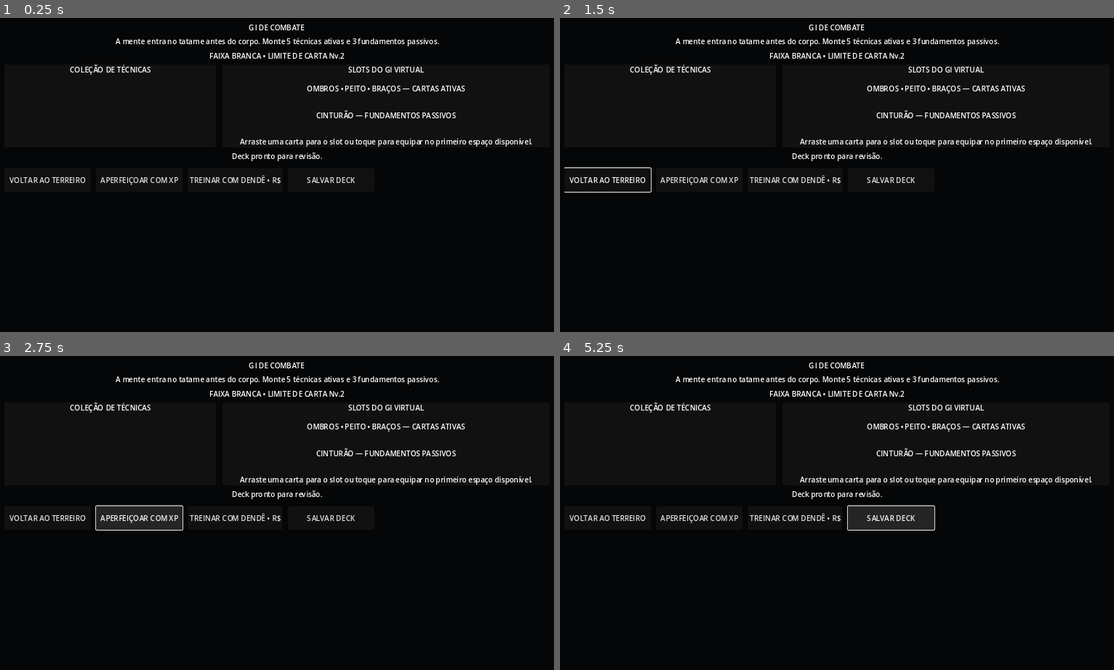
Above: before the commit, frames 1-4 (two rows, left to right).
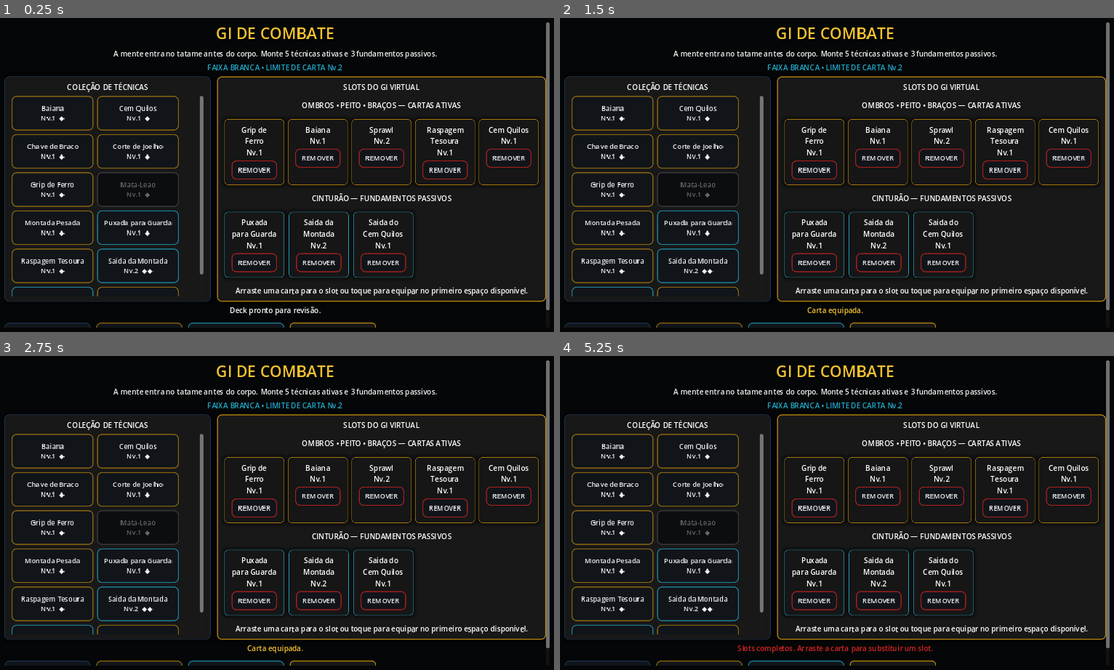
Above: after the commit, the same moments.

Repository: ringuemkt-rgb/cria-do-tatame
Game: Godot game, scene res://scenes/ui/DeckBuilder.tscn
Two runs of this game, one before a commit and one after it. Both use one fixed random seed, a clock stepped at 60 frames per second and the inputs below. This scene is started directly instead of the project's main scene.
Inputs (mouse positions are in pixels of both pictures, inside the frame that each line leads up to):
- Up to frame 1 (0.25 s): no input
- Up to frame 2 (1.5 s): click "VOLTAR AO TERREIRO" at 0.5 s; click (609, 112) at 1.25 s, where only the run after the commit has a clickable "Baiana Nv.1 ◆"
- Up to frame 3 (2.75 s): click "APERFEIÇOAR COM XP" at 2 s
- Up to frame 4 (5.25 s): click (698, 450) at 2.75 s, where only the run after the commit has a clickable "Cem Quilos Nv.1 ◆"; click "TREINAR COM DENDÊ • R$" at 3.5 s; click (609, 487) at 4.25 s, where only the run after the commit has a clickable "Chave de Braco Nv.1 ◆"; click "SALVAR DECK" at 5 s

The runs differ from the first frame. In frame 1, 14% of the frame differs, in the area x 0-100%, y 1-99%; in frame 2, 14%; in frame 3, 14%; in frame 4, 14%.
Error before the commit: Parse Error: Cannot find member "VERTICAL" in base "BoxContainer". (res://scenes/ui/DeckBuilder.gd:55)
Error after the commit: Invalid assignment of property or key 'orientation' with value of type 'int' on a base object of type 'BoxContainer'. (res://scenes/ui/DeckBuilder.gd:55)

Commit message:
fix(ui): use Godot Orientation values compatible with 4.2 and 4.3

Diff:
--- a/scenes/ui/DeckBuilder.gd
+++ b/scenes/ui/DeckBuilder.gd
@@ -52,7 +52,7 @@
 	for side in ["top", "bottom"]:
 		margin.add_theme_constant_override("margin_" + side, vertical_margin)
 	var body: BoxContainer = $Margin/Scroll/Layout/Body
-	body.orientation = BoxContainer.VERTICAL if _compact_layout else BoxContainer.HORIZONTAL
+	body.orientation = 1 if _compact_layout else 0 # Godot Orientation: 1 vertical, 0 horizontal.
 	body.size_flags_vertical = Control.SIZE_SHRINK_BEGIN if _compact_layout else Control.SIZE_EXPAND_FILL
 	var collection_panel: PanelContainer = $Margin/Scroll/Layout/Body/CollectionPanel
 	collection_panel.custom_minimum_size = Vector2(0, 180) if _compact_layout else Vector2.ZERO
